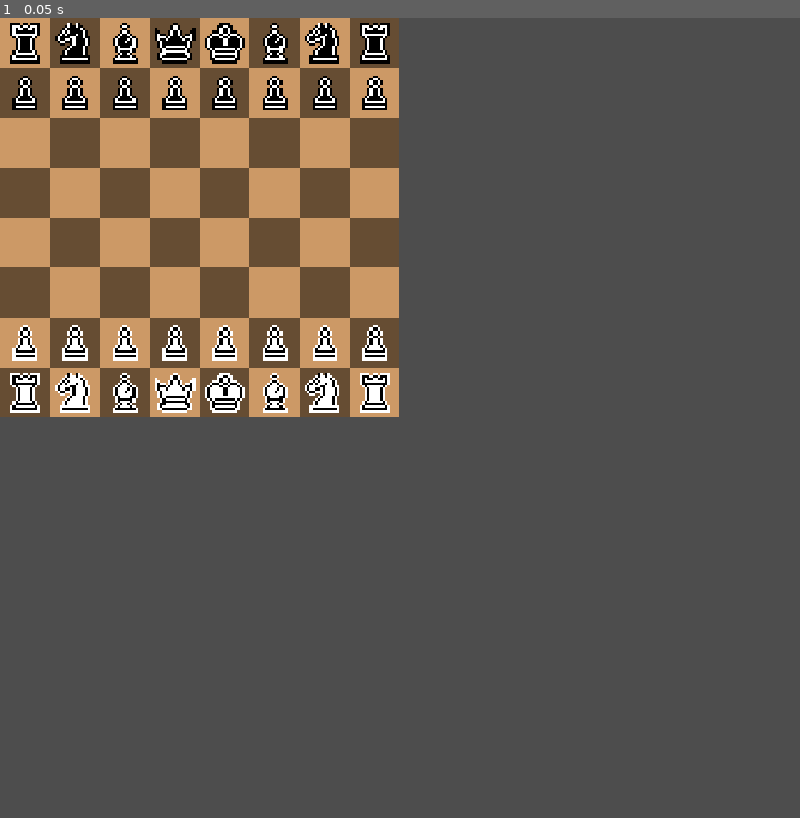
Above: before the commit, frame 1.
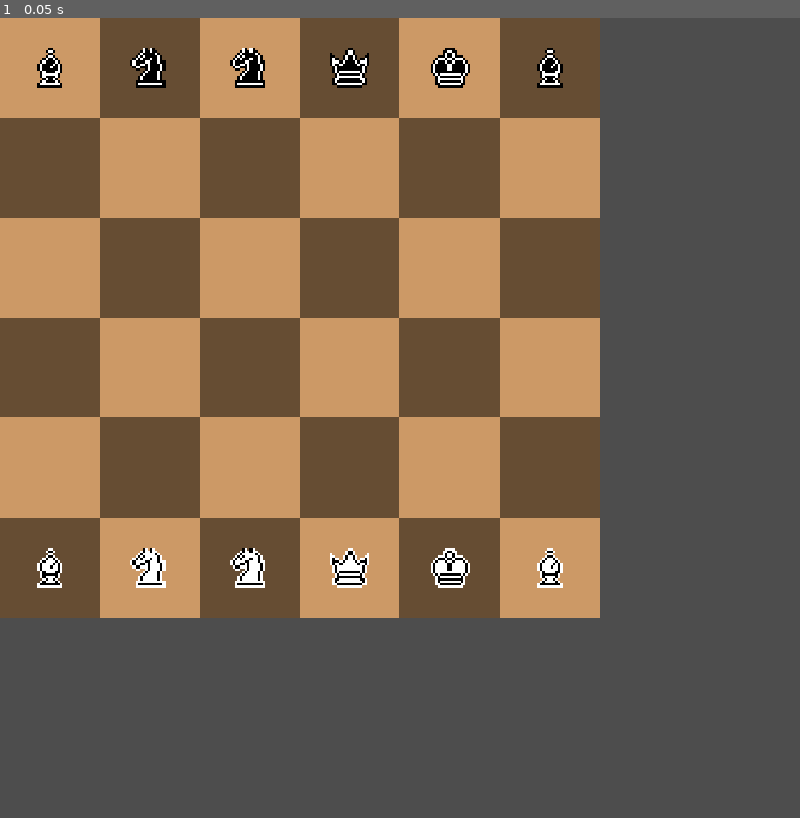
Above: after the commit, the same moment.

Repository: Wyadox/TurnBasedLite
Game: Godot game, scene res://scenes/game.tscn
Two runs of this game, one before a commit and one after it. Both use one fixed random seed, a clock stepped at 60 frames per second and the inputs below.
Inputs:
- Up to frame 1 (0.05 s): no input

The runs differ from the first frame. In frame 1, 46% of the frame differs, in the area x 0-75%, y 0-75%.

Commit message:
Board Refactoring + Kaleb's Pieces
Combined my updates to the board and screen size with the pieces Kaleb implemented

Diff:
--- a/chess-game/scripts/board.gd
+++ b/chess-game/scripts/board.gd
@@ -6,7 +6,7 @@
 @export var white_king_pos: Vector2
 @export var black_king_pos: Vector2
 
-const CELL_SIZE = 60
+const CELL_SIZE = 120
 
 # Called when the node enters the scene tree for the first time.
 func _ready():
@@ -14,8 +14,8 @@
 	init_pieces()
 
 func draw_board():
-	for x in range(8):
-		for y in range(8):
+	for x in range(6):
+		for y in range(6):
 			draw_cell(x, y)
 
 func draw_cell(x, y):
@@ -33,7 +33,7 @@
 	for piece_tuple in Globals.INITIAL_PIECE_SET_SINGLE:
 		var piece_type = piece_tuple[0]
 		var black_piece_pos = Vector2(piece_tuple[1], piece_tuple[2])
-		var white_piece_pos = Vector2(piece_tuple[1], 8 -  1 - piece_tuple[2])
+		var white_piece_pos = Vector2(piece_tuple[1], 6 -  1 - piece_tuple[2])
 
 		# Create black piece
 		var black_piece = piece_scene.instantiate()
@@ -90,7 +90,7 @@
 
 	# Keep moving in increment direction to find either a blocked pieces
 	# or out of board
-	while cur_x >= 0 and cur_x < 8 and cur_y >= 0 and cur_y < 8:
+	while cur_x >= 0 and cur_x < 6 and cur_y >= 0 and cur_y < 6:
 		var cur_pos = Vector2(cur_x, cur_y)
 		var cur_piece = get_piece(cur_pos)
 		if cur_piece != null:
@@ -113,7 +113,7 @@
 	cur_x += inc_x
 	cur_y += inc_y
 
-	if cur_x >= 8 or cur_x < 0 or cur_y >= 8 or cur_y < 0:
+	if cur_x >= 6 or cur_x < 0 or cur_y >= 6 or cur_y < 0:
 		return
 
 	var cur_pos = Vector2(cur_x, cur_y)
--- a/chess-game/scripts/game.gd
+++ b/chess-game/scripts/game.gd
@@ -63,8 +63,8 @@
 
 func get_pos_under_mouse():
 	var pos = get_global_mouse_position()
-	pos.x = int(pos.x / 60)
-	pos.y = int(pos.y / 60)
+	pos.x = int(pos.x / 120)
+	pos.y = int(pos.y / 120)
 	return pos
 
 func drop_piece():
@@ -107,11 +107,11 @@
 	src_piece.move_position(to_pos)
 
 	# Check whether there is no check threaten the color
-	for piece in board_copy.pieces:
-		if status == Globals.COLORS.BLACK and board_copy.black_king_pos in piece.get_threatened_positions():
-			return false
-		if status == Globals.COLORS.WHITE and board_copy.white_king_pos in piece.get_threatened_positions():
-			return false
+	#for piece in board_copy.pieces:
+		#if status == Globals.COLORS.BLACK and board_copy.black_king_pos in piece.get_threatened_positions():
+			#return false
+		#if status == Globals.COLORS.WHITE and board_copy.white_king_pos in piece.get_threatened_positions():
+			#return false
 
 	return true
 
--- a/chess-game/scripts/globals.gd
+++ b/chess-game/scripts/globals.gd
@@ -44,20 +44,10 @@
 }
 
 const INITIAL_PIECE_SET_SINGLE = [
-	[PIECE_TYPES.ROOK, 0, 0],
+	[PIECE_TYPES.ARCHBISHOP, 0, 0],
 	[PIECE_TYPES.HORSE_ARCHER, 1, 0],
-	[PIECE_TYPES.ARCHBISHOP, 2, 0],
+	[PIECE_TYPES.KNIGHT, 2, 0],
 	[PIECE_TYPES.QUEEN, 3, 0],
 	[PIECE_TYPES.KING, 4, 0],
-	[PIECE_TYPES.BISHOP, 5, 0],
-	[PIECE_TYPES.KNIGHT, 6, 0],
-	[PIECE_TYPES.ROOK, 7, 0],
-	[PIECE_TYPES.PAWN, 0, 1],
-	[PIECE_TYPES.PAWN, 1, 1],
-	[PIECE_TYPES.PAWN, 2, 1],
-	[PIECE_TYPES.PAWN, 3, 1],
-	[PIECE_TYPES.PAWN, 4, 1],
-	[PIECE_TYPES.PAWN, 5, 1],
-	[PIECE_TYPES.PAWN, 6, 1],
-	[PIECE_TYPES.PAWN, 7, 1]
+	[PIECE_TYPES.BISHOP, 5, 0]
 ]
--- a/chess-game/scripts/piece.gd
+++ b/chess-game/scripts/piece.gd
@@ -3,10 +3,10 @@
 @onready var sprite = $Sprite2D
 
 const SPRITE_SIZE = 16
-const CELL_SIZE = 60
-
-const X_OFFSET = 30
-const Y_OFFSET = 30
+const CELL_SIZE = 120
+
+const X_OFFSET = 60
+const Y_OFFSET = 60
 
 @export var piece_type: Globals.PIECE_TYPES
 @export var color: Globals.COLORS
